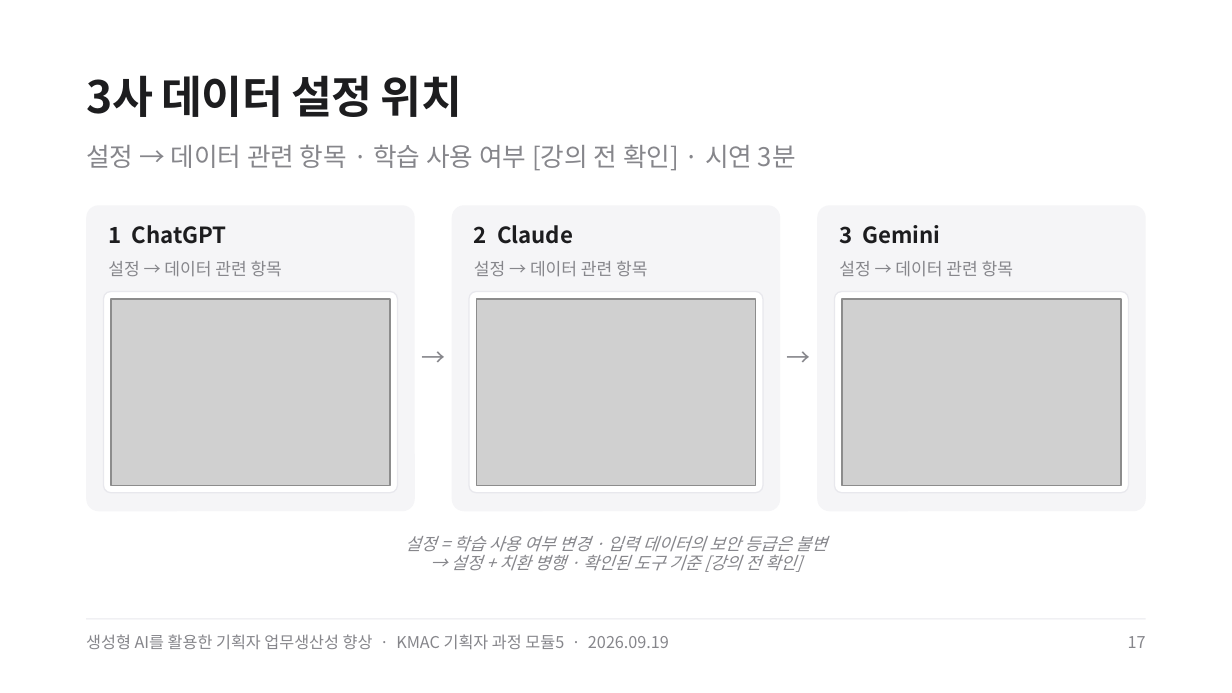
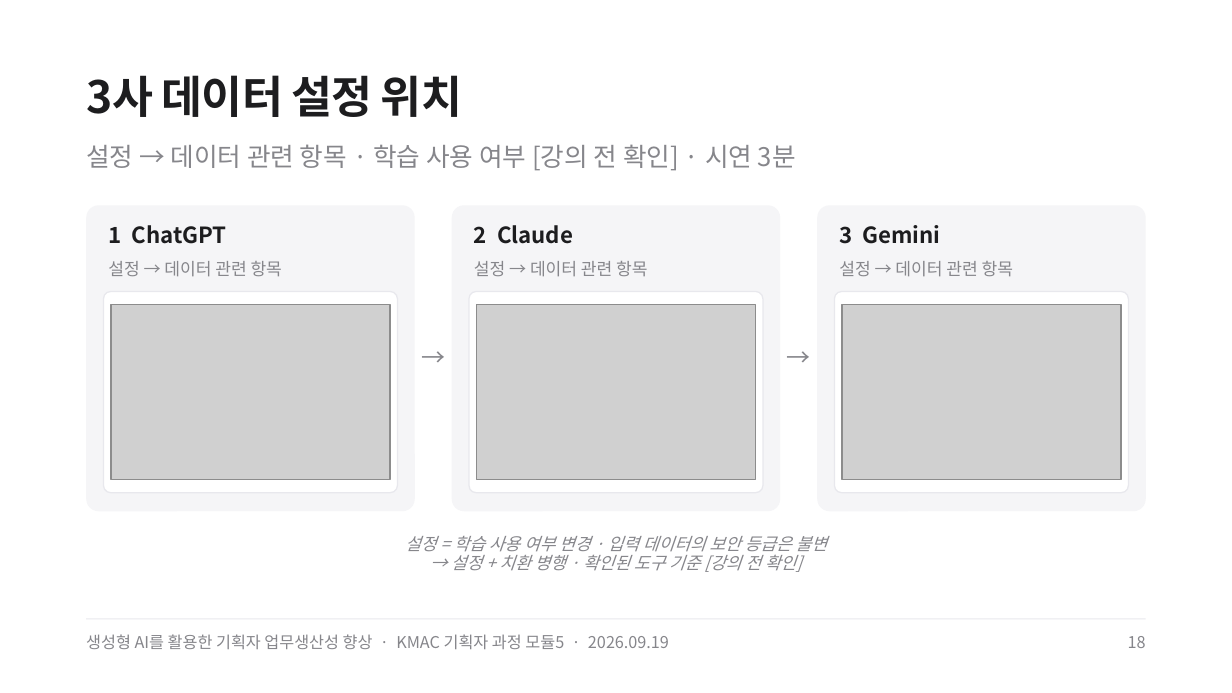
Before and after one commit to smilesjcha/ai-native-pm, a slide deck: slide 18 of projects/26Q3_AI-Native-PM/assets/pptx/kmac-m5-ai-pm-productivity-20260919-dist.pptx (slide 17 before the commit). Drawn at 1232x693 pixels with LibreOffice and Linux fonts; fonts in the diff are those of the drawing; grey boxes stand for pictures. Boxes give left, top, right and bottom in pixels: in the first picture for what was removed or moved away, otherwise in the second. Text is boxed around its words. In the diff, an @@ line names an element or a change of style, - is before the commit and + after.

```diff
--- a/projects/26Q3_AI-Native-PM/assets/pptx/kmac-m5-ai-pm-productivity-20260919-dist.pptx
+++ b/projects/26Q3_AI-Native-PM/assets/pptx/kmac-m5-ai-pm-productivity-20260919-dist.pptx
@@ picture: place and size @@
-picture at bbox=[111, 299, 391, 485]
+picture at bbox=[111, 304, 391, 479]
@@ picture: place and size @@
-picture at bbox=[477, 299, 756, 485]
+picture at bbox=[477, 304, 756, 479]
@@ picture: place and size @@
-picture at bbox=[841, 299, 1121, 485]
+picture at bbox=[841, 304, 1121, 479]
@@ text at bbox=[1128, 636, 1146, 648]: text changed @@
-17
+18
```
Also in this commit, not shown: 237 other slides changed, 3 slides added, 8 other files.
